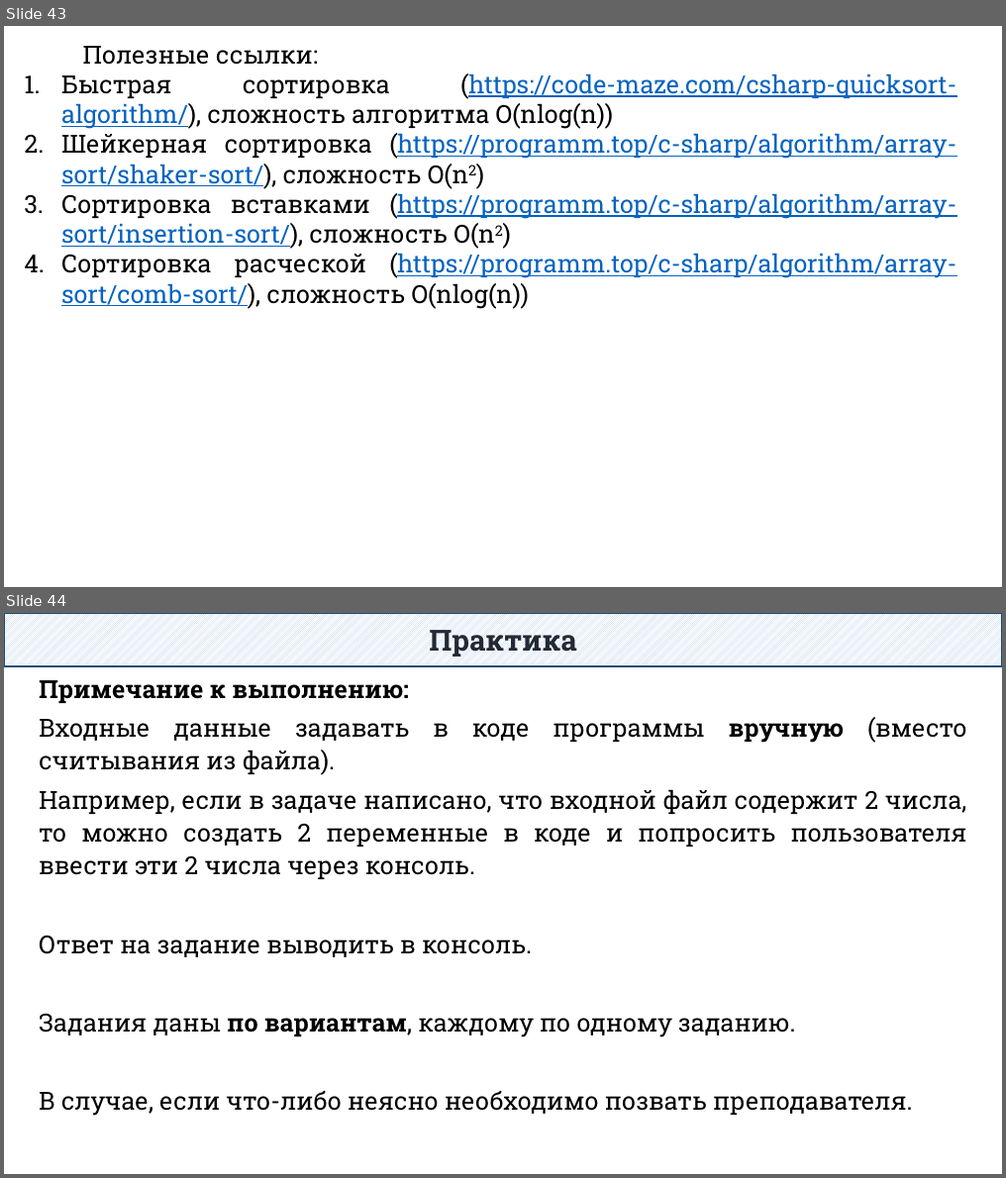
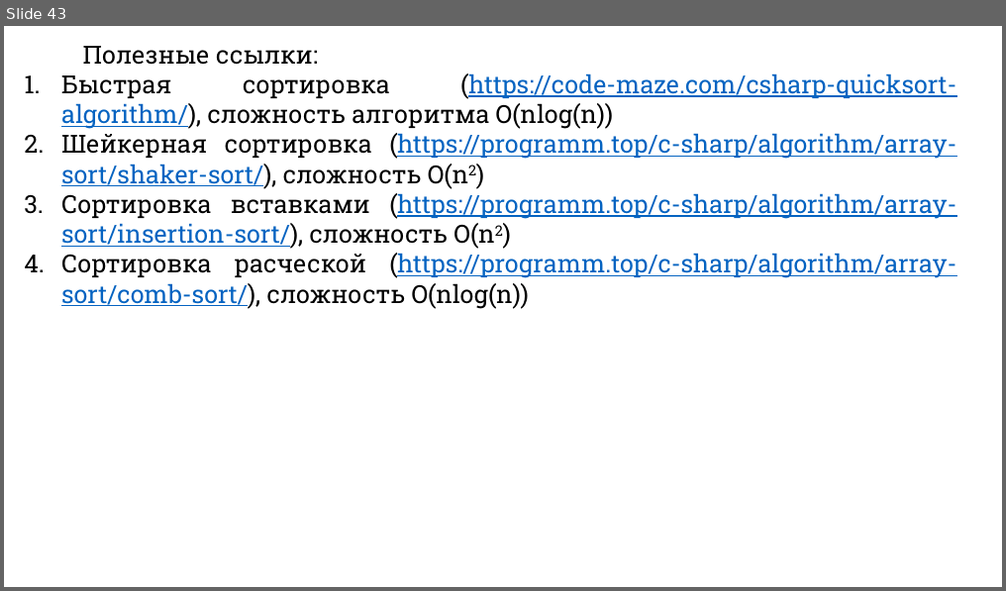
Before and after one commit to DaniilKlyukin/ITiP-1, a slide deck: Лекции/ИТиП лек 2 (лр 2, практическая 1).pptx. Shown one above the other, each under a label of ours: slides 43 and 44 before the commit, slide 43 after it. The pictures are 1006x1178 and 1006x591 pixels, drawn with LibreOffice and Linux fonts; fonts in the diff are those of the drawing. Boxes give left, top, right and bottom in pixels: in the first picture for what was removed or moved away, otherwise in the second. Text is boxed around its words. In the diff, an @@ line names an element or a change of style, - is before the commit and + after.

```diff
--- a/Лекции/ИТиП лек 2 (лр 2, практическая 1).pptx
+++ b/Лекции/ИТиП лек 2 (лр 2, практическая 1).pptx
@@ slide 44 removed at (x1=4, y1=613, x2=1002, y2=1174), background #FFFFFF @@
@@ rectangle removed at (x1=4, y1=613, x2=1002, y2=666) @@
-Практика
@@ text removed at (x1=39, y1=680, x2=967, y2=1116) @@
-Примечание к выполнению:
-Входные данные задавать в коде программы вручную (вместо считывания из файла).
-Например, если в задаче написано, что входной файл содержит 2 числа, то можно создать 2 переменные в коде и попросить пользователя ввести эти 2 числа через консоль.
-Ответ на задание выводить в консоль.
-Задания даны по вариантам, каждому по одному заданию.
-В случае, если что-либо неясно необходимо позвать преподавателя.
```
Also in this commit, not shown: 1 slide changed, 31 other slides removed, 1 other file.
